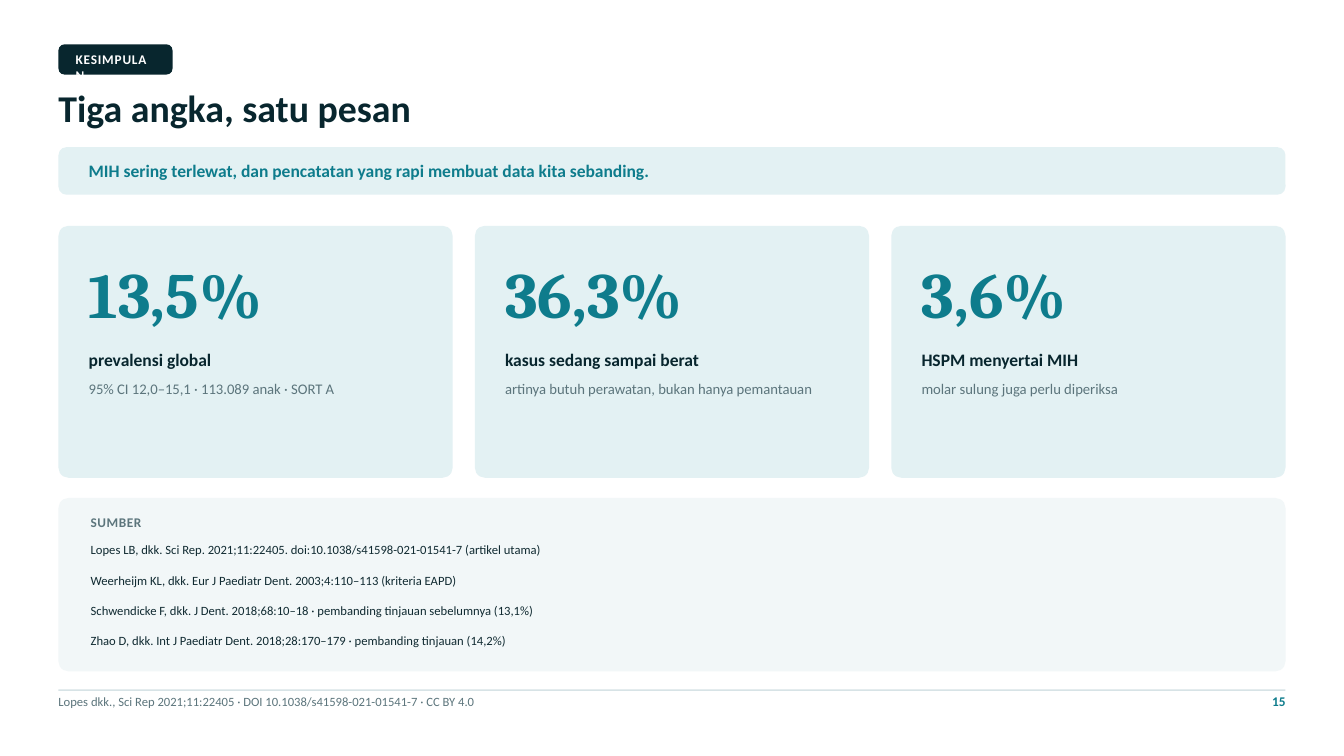
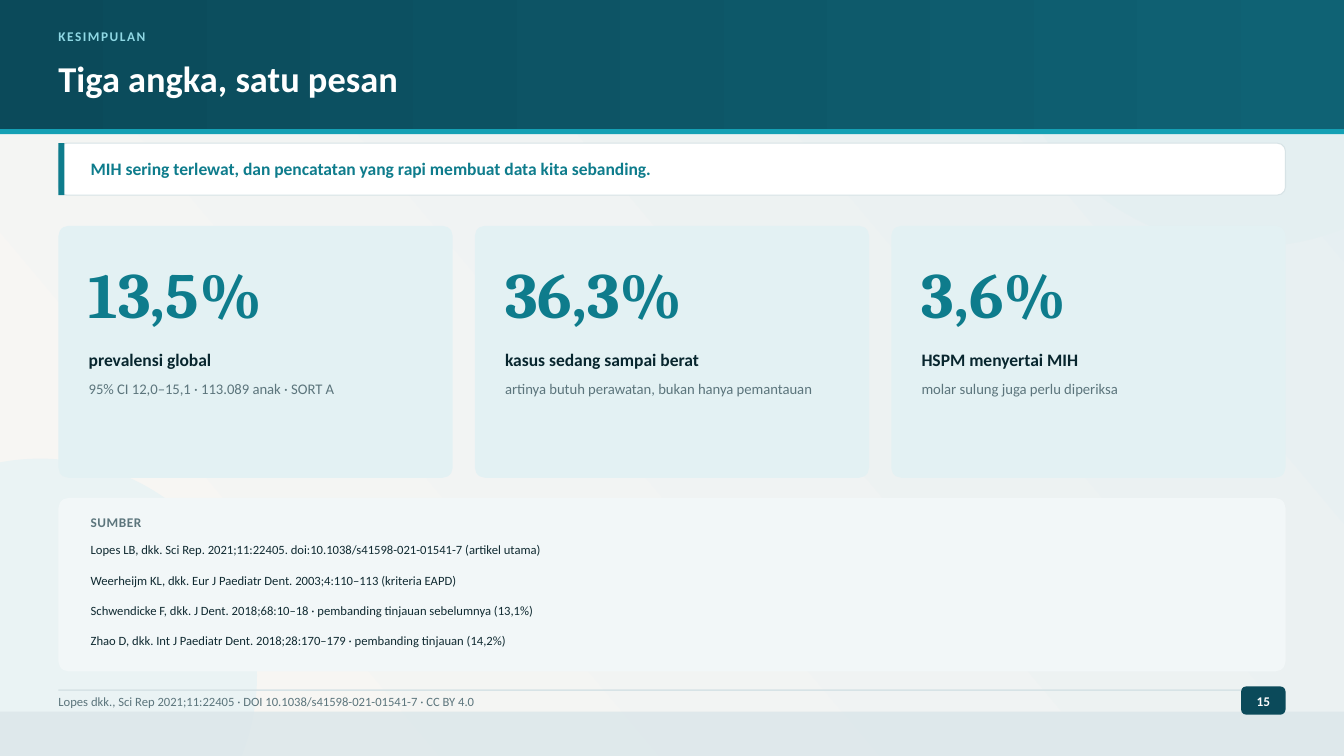
Before and after one commit to maskchanel14-source/agents, a slide deck: slide 15 of research/pediatric-dentistry-2021-2026/deck-mih-lopes-2021/Presentasi-Jurnal-MIH-Lopes-2021.pptx. Drawn at 1344x756 pixels with LibreOffice and Linux fonts; fonts in the diff are those of the drawing. Boxes give left, top, right and bottom in pixels: in the first picture for what was removed or moved away, otherwise in the second. Text is boxed around its words. In the diff, an @@ line names an element or a change of style, - is before the commit and + after.

```diff
--- a/research/pediatric-dentistry-2021-2026/deck-mih-lopes-2021/Presentasi-Jurnal-MIH-Lopes-2021.pptx
+++ b/research/pediatric-dentistry-2021-2026/deck-mih-lopes-2021/Presentasi-Jurnal-MIH-Lopes-2021.pptx
@@ rectangle added at (0, 0, 1344, 756), fill gradient #F9F7F3 to #E6EFF2 @@
@@ rectangle added at (0, 0, 1344, 129), fill gradient #0B4A5A to #0F6274 @@
@@ text "KESIMPULAN": place and size @@
-text "KESIMPULAN" at (76, 51, 155, 70)
+text "KESIMPULAN" at (58, 32, 145, 41)
@@ text "KESIMPULAN" at (58, 32, 145, 41): text colour #FFFFFF to #8FD8E4, letter spacing 0.6 to 1.1 pt @@
@@ ellipse added at (1003, 0, 1344, 247), fill #E4EFF1 @@
@@ text "Tiga angka, satu pesan": place and size @@
-text "Tiga angka, satu pesan" at (58, 95, 411, 129)
+text "Tiga angka, satu pesan" at (58, 66, 398, 98)
@@ text "Tiga angka, satu pesan" at (58, 66, 398, 98): size 27 to 26 pt, text colour #08262E to #FFFFFF @@
@@ rounded rectangle removed at (58, 44, 172, 75) @@
@@ rectangle added at (0, 129, 1344, 134), fill #14A0B4 @@
@@ rounded rectangle: place and size @@
-rounded rectangle at (58, 147, 1286, 195)
+rounded rectangle at (58, 143, 1286, 196)
@@ rounded rectangle at (58, 143, 1286, 196): fill #E3F1F3 to #FFFFFF; outline none to #D7E3E6 0.75 pt; proportions changed @@
@@ rectangle added at (58, 143, 65, 196), fill #0E7C8C @@
@@ ellipse added at (0, 459, 257, 756), fill #EAF3F4 @@
@@ rounded rectangle added at (1241, 687, 1286, 715), fill #0B4A5A @@
@@ rectangle added at (0, 712, 1344, 756), fill #DCE7EA at 85% opacity @@
@@ text "15": place and size @@
-text "15" at (1272, 697, 1285, 706)
+text "15" at (1257, 697, 1270, 706)
@@ text "15" at (1257, 697, 1270, 706): text colour #0E7C8C to #FFFFFF; alignment right to centre @@
```
Also in this commit, not shown: 14 other slides changed, 27 other files.
